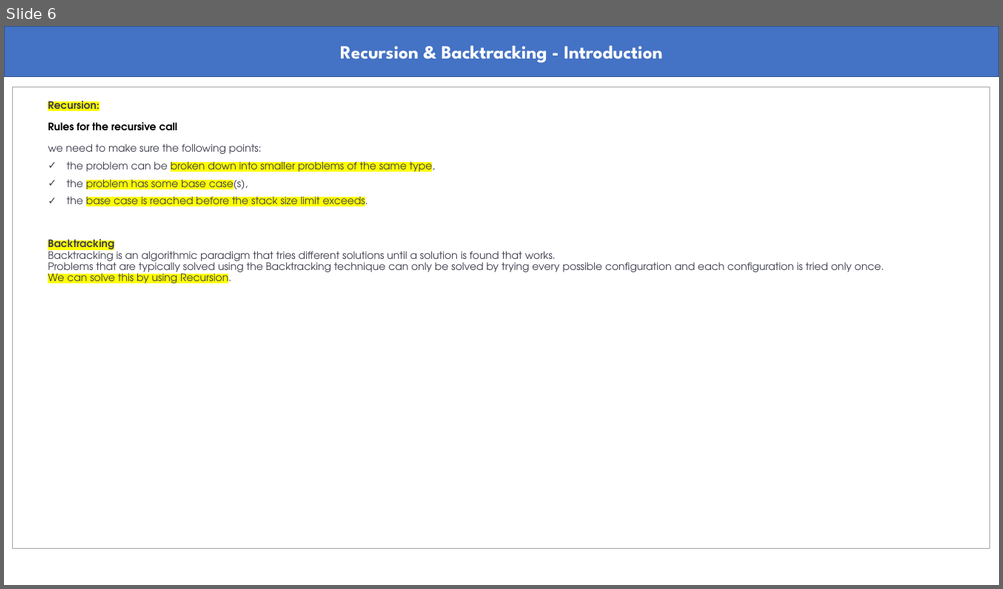
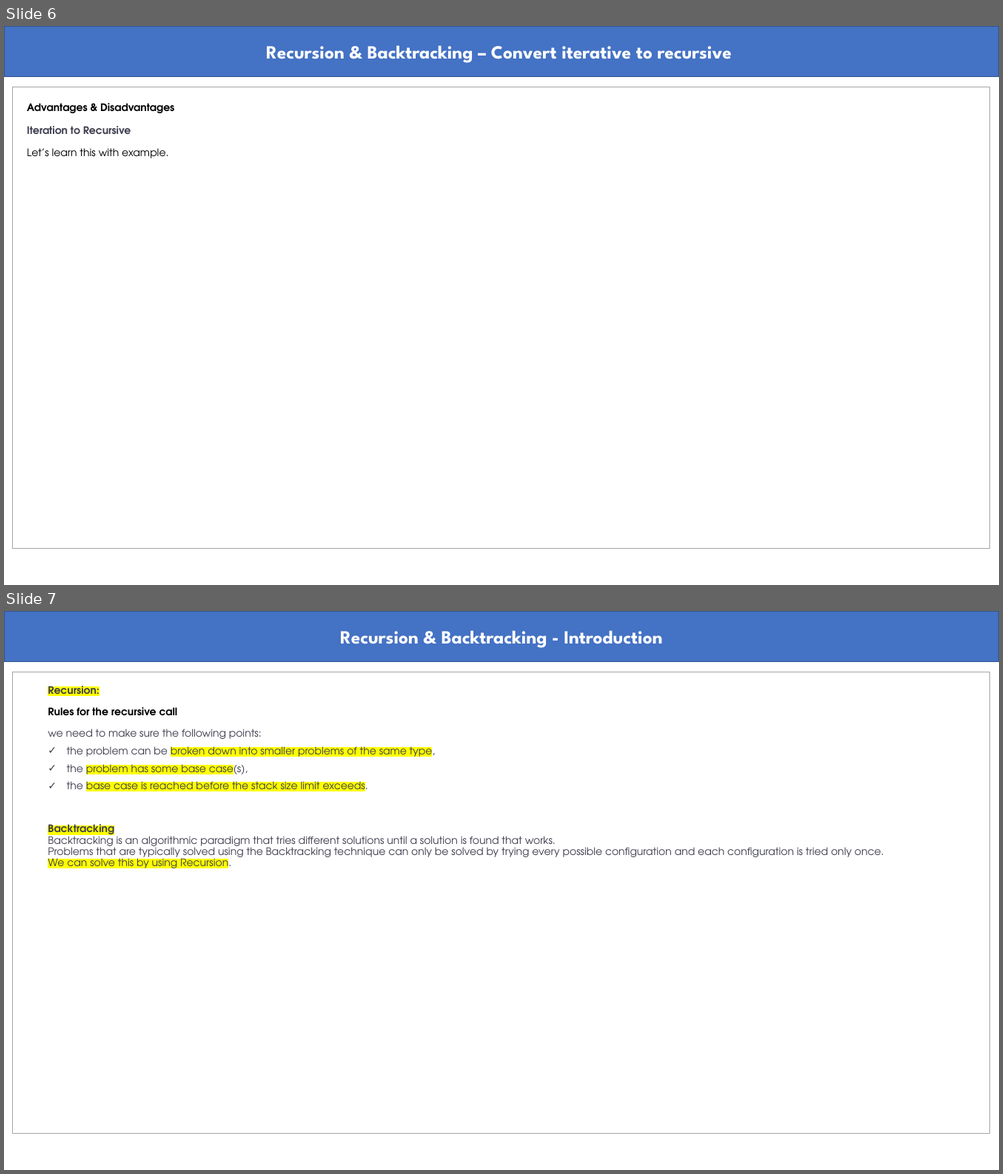
Before and after one commit to abmishra1234/4AM_Club_Coding, a slide deck: RecursionAndBacktracking/Recursion_Backtracking.pptx. Shown one above the other, each under a label of ours: slide 6 before the commit, slides 6 and 7 after it. The pictures are 1003x589 and 1003x1174 pixels, drawn with LibreOffice and Linux fonts; fonts in the diff are those of the drawing. Boxes give left, top, right and bottom in pixels: in the first picture for what was removed or moved away, otherwise in the second. Text is boxed around its words. In the diff, an @@ line names an element or a change of style, - is before the commit and + after.

Commit message:
Iterative to Recursive method conversion

```diff
--- a/RecursionAndBacktracking/Recursion_Backtracking.pptx
+++ b/RecursionAndBacktracking/Recursion_Backtracking.pptx
@@ slide 6 added at bbox=[4, 26, 999, 585], background #FFFFFF @@
@@ rectangle added at bbox=[4, 26, 999, 77], fill #4472C4, outline #325491 1 pt, 18 pt, text #FFFFFF, bold @@
+Recursion & Backtracking – Convert iterative to recursive
@@ rectangle added at bbox=[12, 87, 990, 549], outline #A5A5A5 0.75 pt @@
@@ text added at bbox=[27, 103, 174, 158], 10 pt, text #000000, bold @@
+Advantages & Disadvantages
+Iteration to Recursive
+Let’s learn this with example.
@@ what was slide 6 is now slide 7 @@
```
Also in this commit, not shown: 1 slide changed, 1 other file.
